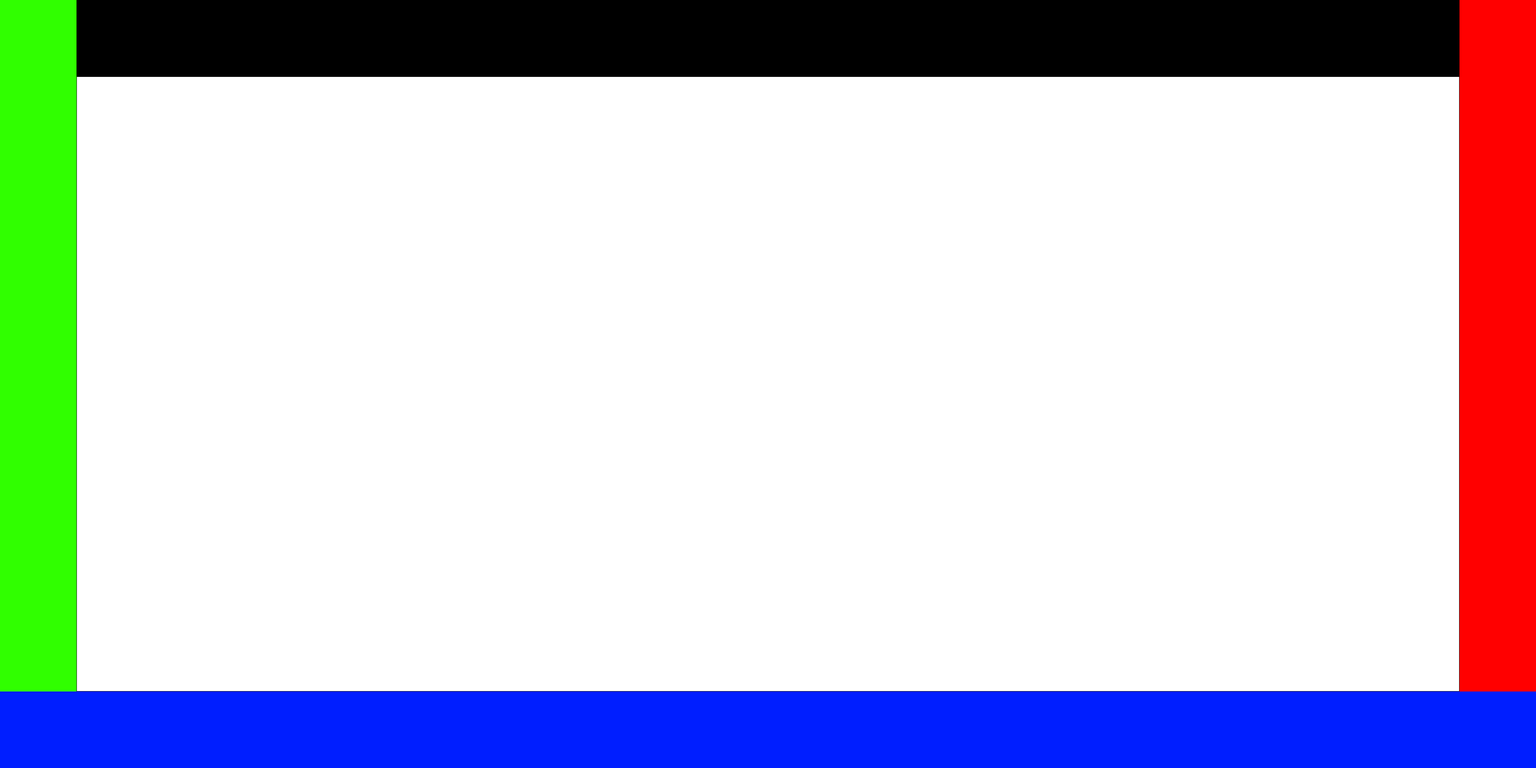
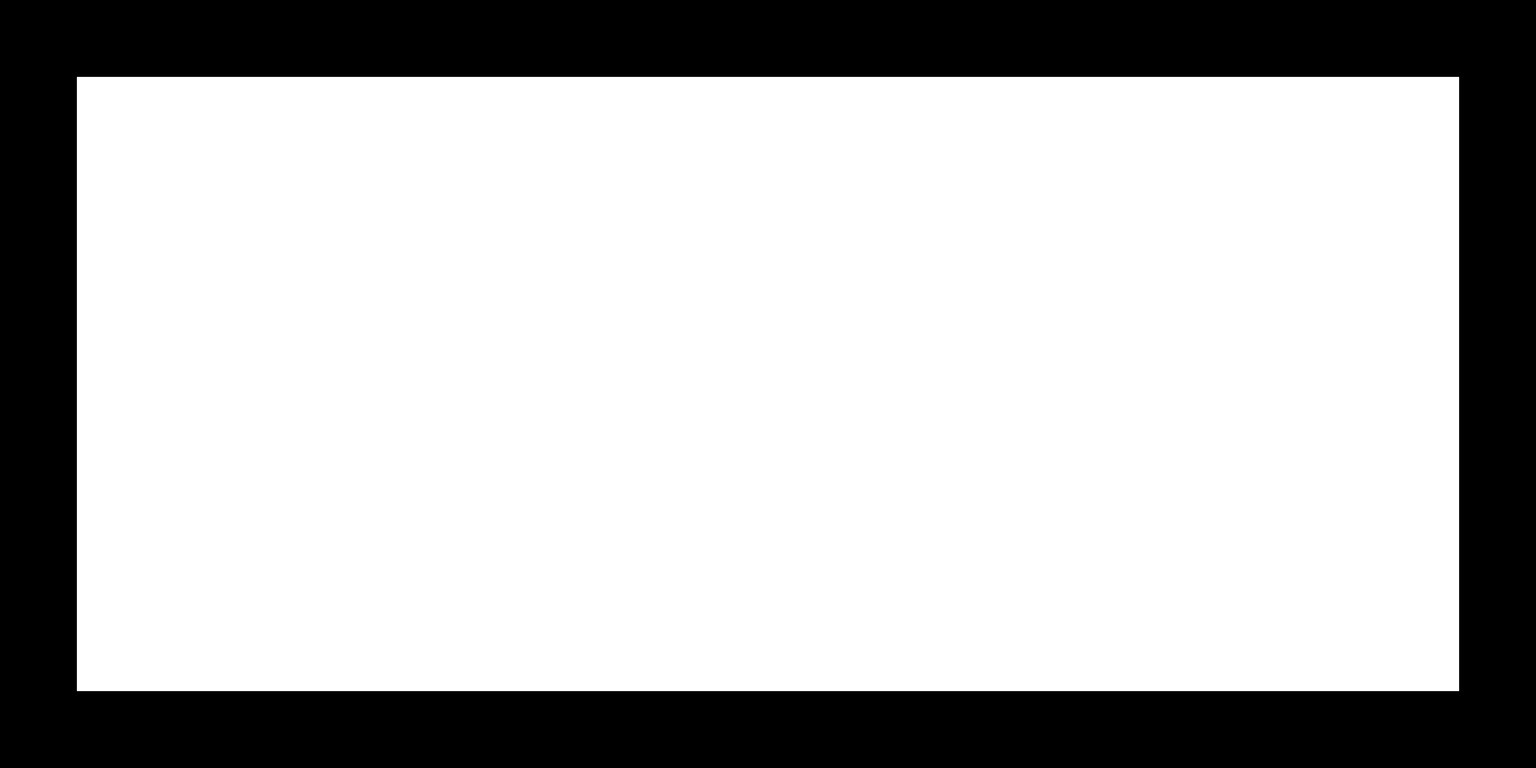
Before/after of a 1536 × 768 layered artwork. What changed in the layer stack:
added layer "Layer 2" above "Layer 1" over 0, 0, 1536, 768
hid "Layer 1" over 0, 0, 1536, 768
